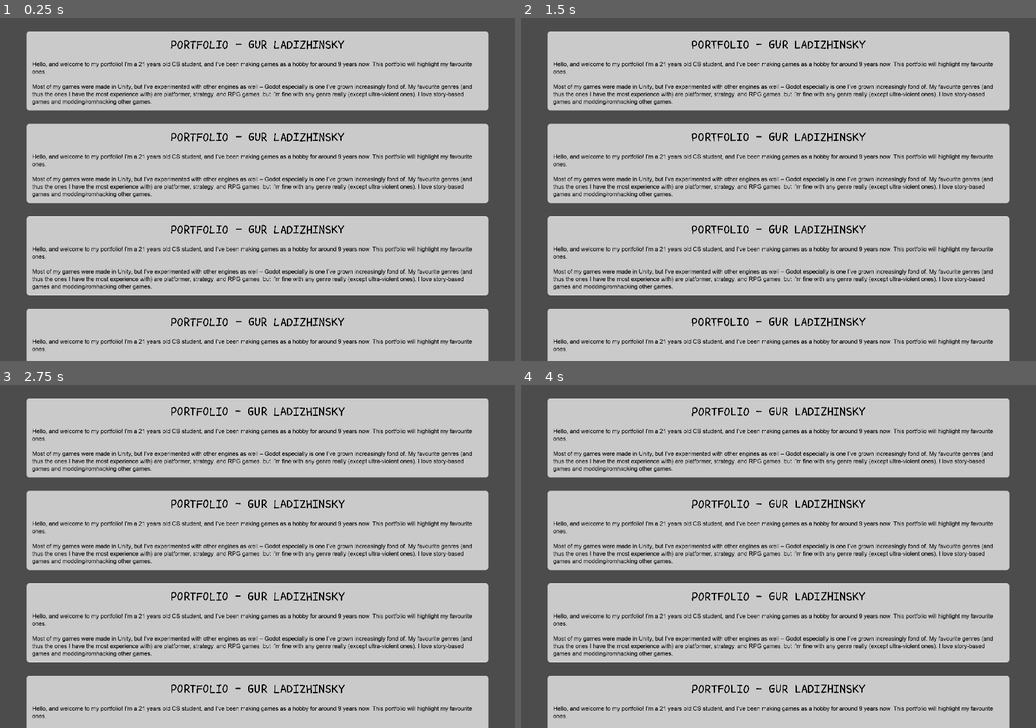
Above: before the commit, frames 1-4 (two rows, left to right).
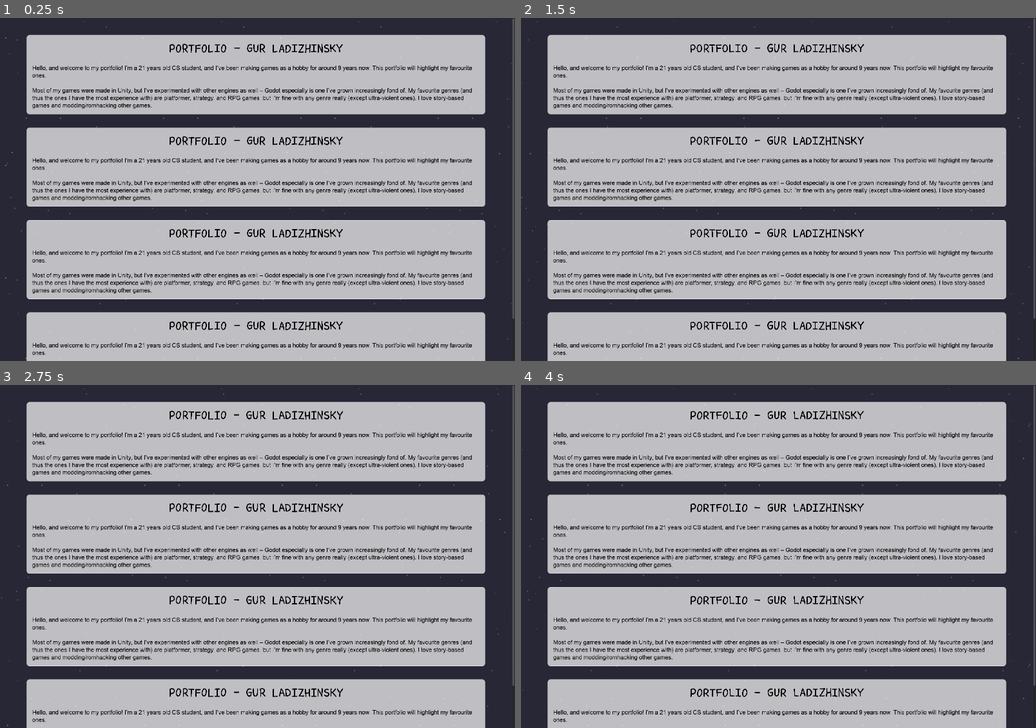
Above: after the commit, the same moments.

Repository: GurLad/Portfolio
Game: Godot game, scene res://Scenes/Main.tscn
Same seed, same stepped clock (60 frames per second), same inputs: the game is played once before the commit and once after it.
Inputs:
- Up to frame 1 (0.25 s): no input
- Up to frame 2 (1.5 s): no input
- Up to frame 3 (2.75 s): no input
- Up to frame 4 (4 s): no input

The runs differ from the first frame. In frame 1, 43% of the frame differs, in the area x 0-100%, y 0-100%; in frame 2, 43%; in frame 3, 43%; in frame 4, 43%.

Commit message:
Added scrolling & BG

Diff:
--- a/Scenes/Main.tscn
+++ b/Scenes/Main.tscn
@@ -1,48 +1,107 @@
-[gd_scene load_steps=2 format=2]
+[gd_scene load_steps=9 format=2]
 
 [ext_resource path="res://Scenes/Intro.tscn" type="PackedScene" id=1]
+[ext_resource path="res://Textures/BG/BG.png" type="Texture" id=2]
+[ext_resource path="res://Textures/BG/Stars2.png" type="Texture" id=3]
+[ext_resource path="res://Textures/BG/Stars3.png" type="Texture" id=4]
+[ext_resource path="res://Shaders/ScollingStars1.tres" type="Material" id=5]
+[ext_resource path="res://Textures/BG/Stars1.png" type="Texture" id=6]
+[ext_resource path="res://Shaders/ScollingStars2.tres" type="Material" id=7]
+[ext_resource path="res://Shaders/ScollingStars3.tres" type="Material" id=8]
 
 [node name="Main" type="Node"]
+
+[node name="Background" type="Control" parent="."]
+anchor_right = 1.0
+anchor_bottom = 1.0
+
+[node name="BG" type="TextureRect" parent="Background"]
+anchor_right = 1.0
+anchor_bottom = 1.0
+texture = ExtResource( 2 )
+stretch_mode = 2
+
+[node name="Stars1" type="TextureRect" parent="Background"]
+material = ExtResource( 5 )
+anchor_right = 1.0
+anchor_bottom = 1.0
+texture = ExtResource( 6 )
+stretch_mode = 2
+
+[node name="Stars2" type="TextureRect" parent="Background"]
+material = ExtResource( 7 )
+anchor_right = 1.0
+anchor_bottom = 1.0
+texture = ExtResource( 3 )
+stretch_mode = 2
+
+[node name="Stars3" type="TextureRect" parent="Background"]
+material = ExtResource( 8 )
+anchor_right = 1.0
+anchor_bottom = 1.0
+texture = ExtResource( 4 )
+stretch_mode = 2
 
 [node name="Holder" type="Control" parent="."]
 anchor_right = 1.0
 anchor_bottom = 1.0
 
-[node name="VBoxContainer" type="VBoxContainer" parent="Holder"]
+[node name="ScrollContainer" type="ScrollContainer" parent="Holder"]
 anchor_right = 1.0
 anchor_bottom = 1.0
+scroll_horizontal_enabled = false
+
+[node name="MarginContainer" type="MarginContainer" parent="Holder/ScrollContainer"]
+margin_right = 1908.0
+margin_bottom = 1458.0
+size_flags_horizontal = 3
+custom_constants/margin_right = 100
+custom_constants/margin_left = 100
+
+[node name="VBoxContainer" type="VBoxContainer" parent="Holder/ScrollContainer/MarginContainer"]
 margin_left = 100.0
-margin_top = 50.0
-margin_right = -100.0
+margin_right = 1808.0
+margin_bottom = 1458.0
+size_flags_horizontal = 3
 custom_constants/separation = 50
 
-[node name="Intro" parent="Holder/VBoxContainer" instance=ExtResource( 1 )]
+[node name="Label" type="Label" parent="Holder/ScrollContainer/MarginContainer/VBoxContainer"]
+margin_right = 1708.0
+margin_bottom = 14.0
+
+[node name="Intro" parent="Holder/ScrollContainer/MarginContainer/VBoxContainer" instance=ExtResource( 1 )]
 anchor_right = 0.0
 anchor_bottom = 0.0
 margin_left = 0.0
-margin_right = 1720.0
-margin_bottom = 263.0
+margin_top = 64.0
+margin_right = 1708.0
+margin_bottom = 359.0
 
-[node name="Intro2" parent="Holder/VBoxContainer" instance=ExtResource( 1 )]
+[node name="Intro2" parent="Holder/ScrollContainer/MarginContainer/VBoxContainer" instance=ExtResource( 1 )]
 anchor_right = 0.0
 anchor_bottom = 0.0
 margin_left = 0.0
-margin_top = 313.0
-margin_right = 1720.0
-margin_bottom = 576.0
+margin_top = 409.0
+margin_right = 1708.0
+margin_bottom = 704.0
 
-[node name="Intro3" parent="Holder/VBoxContainer" instance=ExtResource( 1 )]
+[node name="Intro3" parent="Holder/ScrollContainer/MarginContainer/VBoxContainer" instance=ExtResource( 1 )]
 anchor_right = 0.0
 anchor_bottom = 0.0
 margin_left = 0.0
-margin_top = 626.0
-margin_right = 1720.0
-margin_bottom = 889.0
+margin_top = 754.0
+margin_right = 1708.0
+margin_bottom = 1049.0
 
-[node name="Intro4" parent="Holder/VBoxContainer" instance=ExtResource( 1 )]
+[node name="Intro4" parent="Holder/ScrollContainer/MarginContainer/VBoxContainer" instance=ExtResource( 1 )]
 anchor_right = 0.0
 anchor_bottom = 0.0
 margin_left = 0.0
-margin_top = 939.0
-margin_right = 1720.0
-margin_bottom = 1202.0
+margin_top = 1099.0
+margin_right = 1708.0
+margin_bottom = 1394.0
+
+[node name="Label2" type="Label" parent="Holder/ScrollContainer/MarginContainer/VBoxContainer"]
+margin_top = 1444.0
+margin_right = 1708.0
+margin_bottom = 1458.0
--- /dev/null
+++ b/Shaders/ScollingStars1.tres
@@ -0,0 +1,7 @@
+[gd_resource type="ShaderMaterial" load_steps=2 format=2]
+
+[ext_resource path="res://Shaders/ScrollingStars.gdshader" type="Shader" id=1]
+
+[resource]
+shader = ExtResource( 1 )
+shader_param/Speed = 0.2
--- /dev/null
+++ b/Shaders/ScollingStars2.tres
@@ -0,0 +1,7 @@
+[gd_resource type="ShaderMaterial" load_steps=2 format=2]
+
+[ext_resource path="res://Shaders/ScrollingStars.gdshader" type="Shader" id=1]
+
+[resource]
+shader = ExtResource( 1 )
+shader_param/Speed = 0.429
--- /dev/null
+++ b/Shaders/ScollingStars3.tres
@@ -0,0 +1,7 @@
+[gd_resource type="ShaderMaterial" load_steps=2 format=2]
+
+[ext_resource path="res://Shaders/ScrollingStars.gdshader" type="Shader" id=1]
+
+[resource]
+shader = ExtResource( 1 )
+shader_param/Speed = 0.627
--- /dev/null
+++ b/Shaders/ScrollingStars.gdshader
@@ -0,0 +1,7 @@
+shader_type canvas_item;
+
+uniform float Speed;
+
+void vertex() {
+	UV.x += TIME * Speed;
+}
Binary file added: Textures/BG/BG.png
Not shown, added: Textures/BG/BG.png.import
Binary file added: Textures/BG/Stars1.png
Not shown, added: Textures/BG/Stars1.png.import
Binary file added: Textures/BG/Stars2.png
Not shown, added: Textures/BG/Stars2.png.import
Binary file added: Textures/BG/Stars3.png
Not shown, added: Textures/BG/Stars3.png.import
